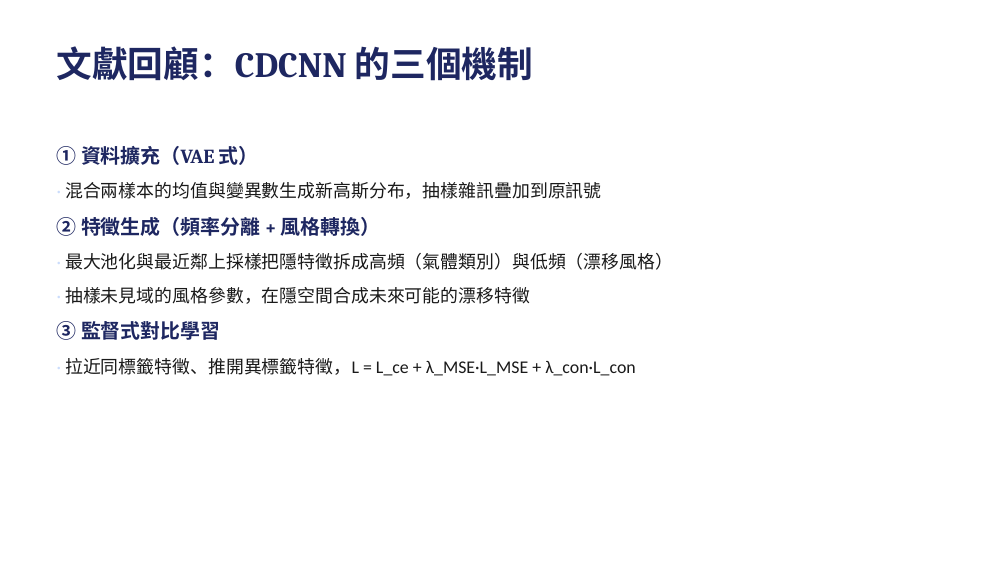
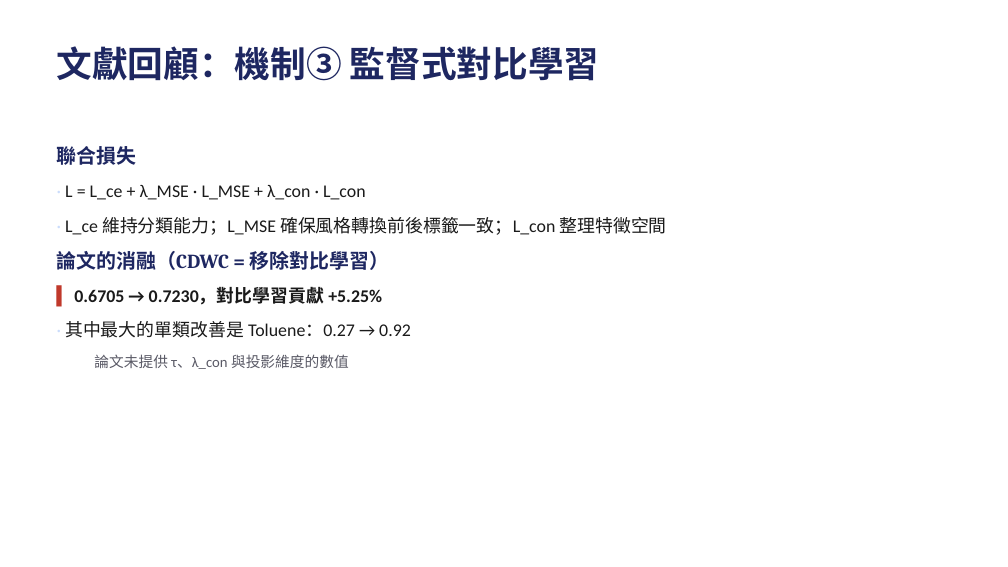
Before and after one commit to wintera1233/cdcnn, a slide deck: slide 7 of reports/cdcnn-experiment-review.pptx (slide 3 before the commit). Drawn at 1008x567 pixels with LibreOffice and Linux fonts; fonts in the diff are those of the drawing. Boxes give left, top, right and bottom in pixels: in the first picture for what was removed or moved away, otherwise in the second. Text is boxed around its words. In the diff, an @@ line names an element or a change of style, - is before the commit and + after.

```diff
--- a/reports/cdcnn-experiment-review.pptx
+++ b/reports/cdcnn-experiment-review.pptx
@@ text at box(57, 46, 600, 81): text changed @@
-文獻回顧：CDCNN 的三個機制
+文獻回顧：機制③ 監督式對比學習
@@ text at box(57, 146, 667, 369): text changed @@
-① 資料擴充（VAE 式）
-· 混合兩樣本的均值與變異數生成新高斯分布，抽樣雜訊疊加到原訊號
-② 特徵生成（頻率分離 + 風格轉換）
-· 最大池化與最近鄰上採樣把隱特徵拆成高頻（氣體類別）與低頻（漂移風格）
-· 抽樣未見域的風格參數，在隱空間合成未來可能的漂移特徵
-③ 監督式對比學習
-· 拉近同標籤特徵、推開異標籤特徵，L = L_ce + λ_MSE·L_MSE + λ_con·L_con
+聯合損失
+· L = L_ce + λ_MSE · L_MSE + λ_con · L_con
+· L_ce 維持分類能力；L_MSE 確保風格轉換前後標籤一致；L_con 整理特徵空間
+論文的消融（CDWC = 移除對比學習）
+▍ 0.6705 → 0.7230，對比學習貢獻 +5.25%
+· 其中最大的單類改善是 Toluene：0.27 → 0.92
+  論文未提供 τ、λ_con 與投影維度的數值
```
Also in this commit, not shown: 5 slides added, 12 other files.
